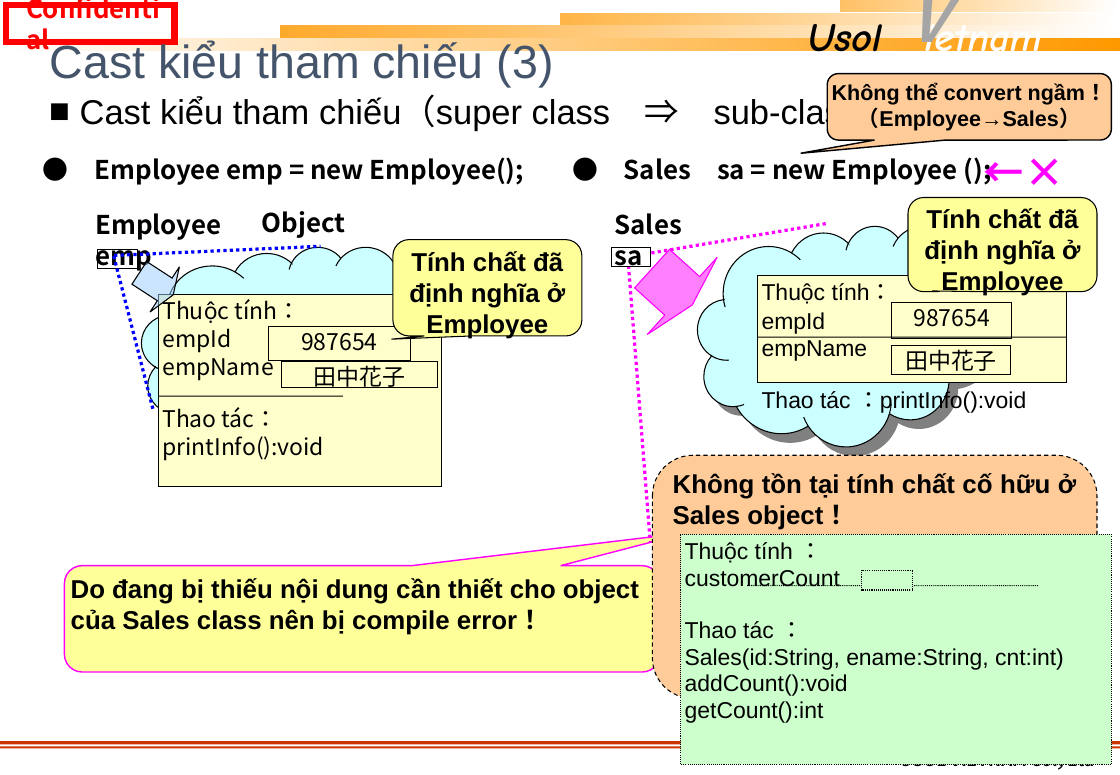
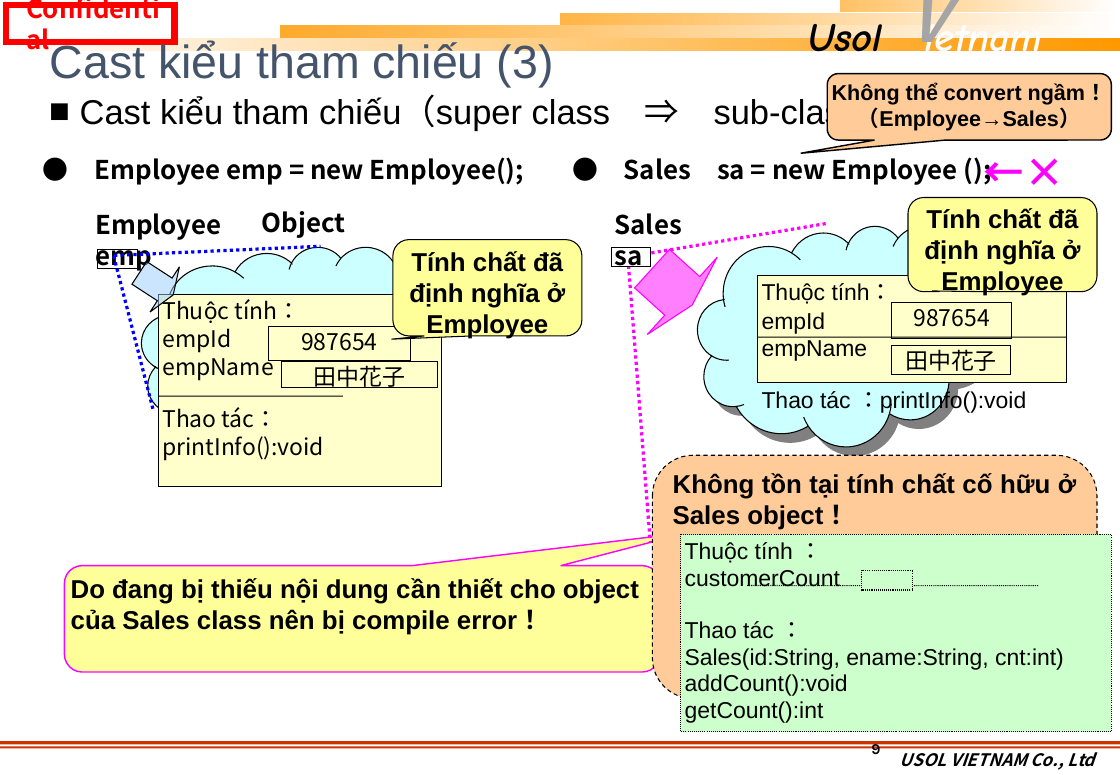
Before and after one commit to khuongmaingoc/javaDoc, a slide deck: slide 9 of Java_Week_7.pptx. Drawn at 1120x775 pixels with LibreOffice and Linux fonts; fonts in the diff are those of the drawing; background and template pictures are left out. Boxes give left, top, right and bottom in pixels: in the first picture for what was removed or moved away, otherwise in the second. Text is boxed around its words. In the diff, an @@ line names an element or a change of style, - is before the commit and + after.

```diff
--- a/Java_Week_7.pptx
+++ b/Java_Week_7.pptx
@@ rectangle "Thuộc tính ：" resized from (x1=680, y1=535, x2=1112, y2=765) to (x1=680, y1=535, x2=1112, y2=732) @@
```
Also in this commit, not shown: 6 other slides changed, 2 other files.
